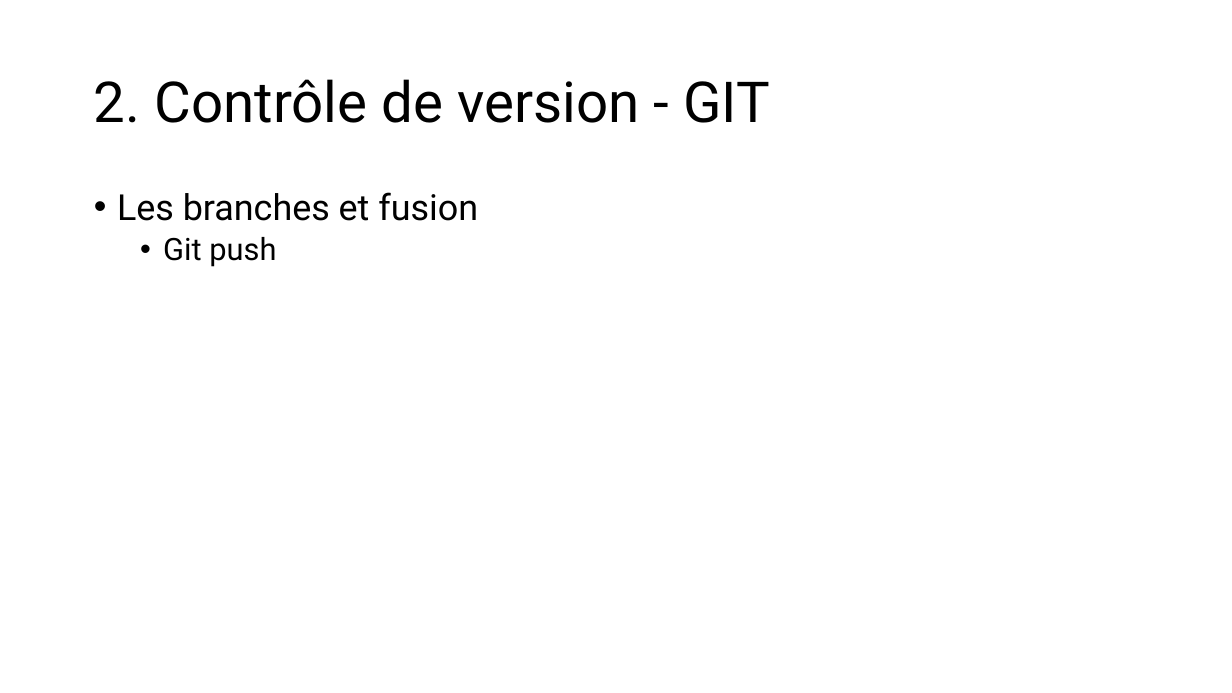
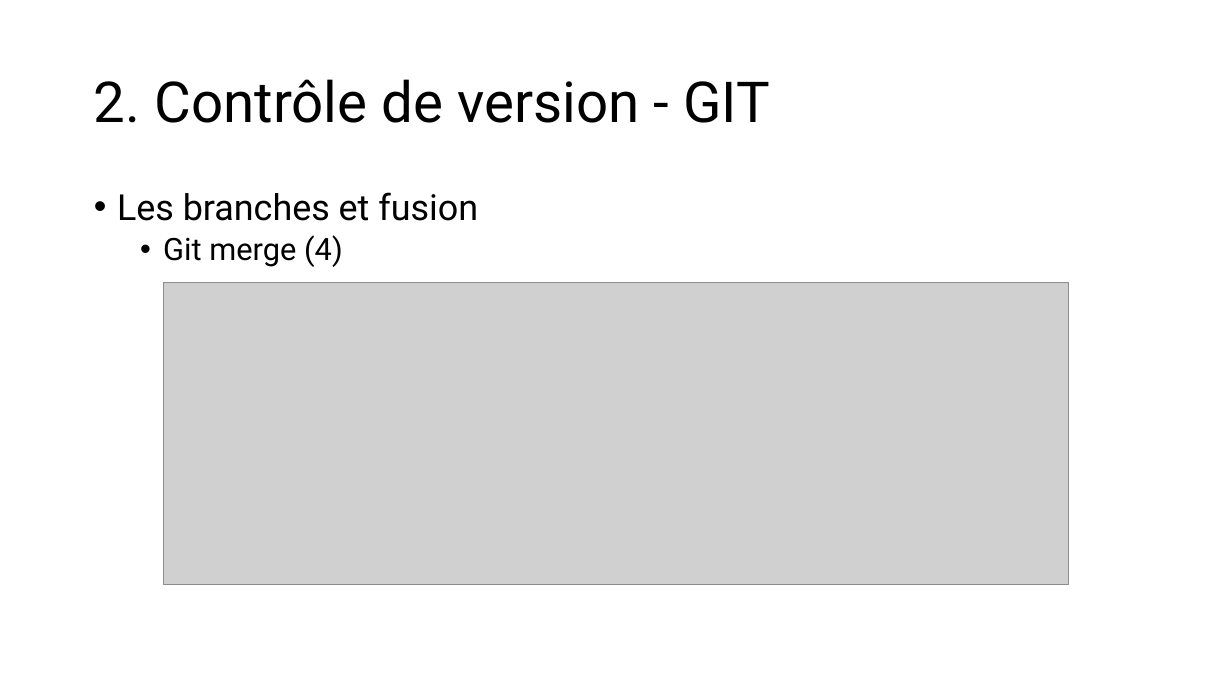
Before and after one commit to LJKhnor/Chapitre-4, a slide deck: slide 38 of Chapitre 4.pptx (slide 30 before the commit). Drawn at 1232x693 pixels with LibreOffice and Linux fonts; fonts in the diff are those of the drawing; grey boxes stand for pictures. Boxes give left, top, right and bottom in pixels: in the first picture for what was removed or moved away, otherwise in the second. Text is boxed around its words. In the diff, an @@ line names an element or a change of style, - is before the commit and + after.

```diff
--- a/Chapitre 4.pptx
+++ b/Chapitre 4.pptx
@@ text at (163, 235, 343, 267): text changed @@
-  • Git push
+  • Git merge (4)
@@ picture added at (164, 283, 1068, 585) @@
```
Also in this commit, not shown: 10 other slides changed, 14 slides added, 22 slides removed.
